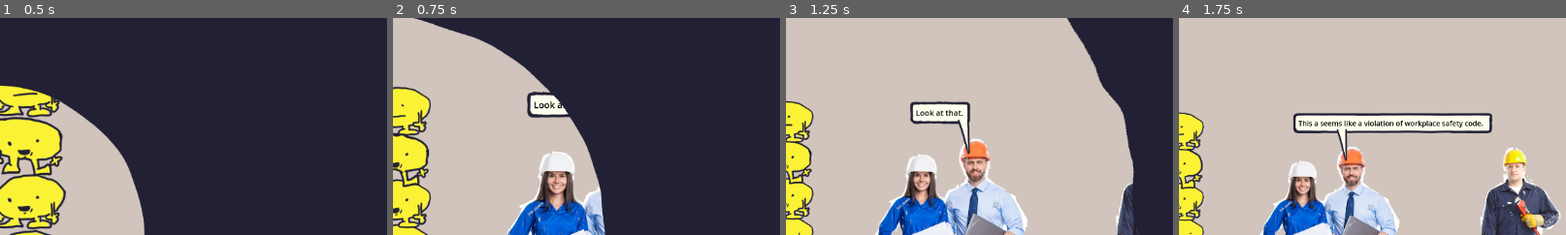
Above: before the commit, frames 1-4 (left to right).
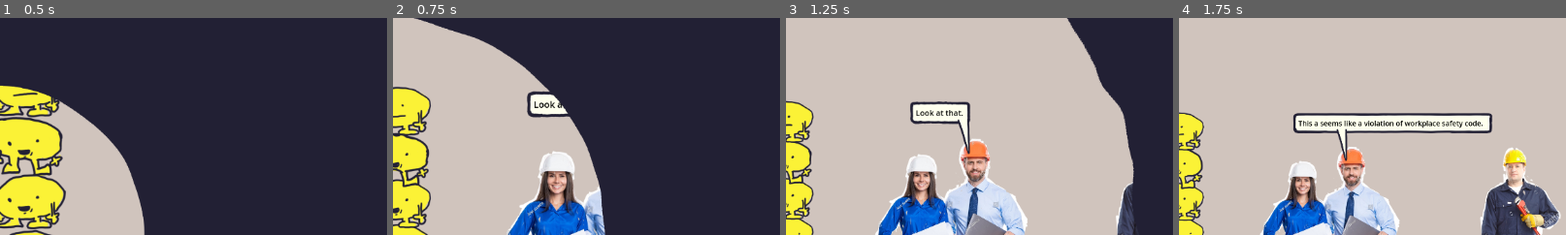
Above: after the commit, the same moments.

Repository: JCoMcL/gourt-game
Game: Godot game, scene res://level/level-container.tscn
Two runs of this game, one before a commit and one after it. Both use one fixed random seed, a clock stepped at 60 frames per second and the inputs below.
Inputs (mouse positions are % of the whole screen's width and height, from its top left):
- Up to frame 1 (0.5 s): no input
- Up to frame 2 (0.75 s): drag from (82, 63) to (60, 28) at 0.52 s
- Up to frame 3 (1.25 s): no input
- Up to frame 4 (1.75 s): drag from (97, 55) to (45, 70) at 1.27 s
The pictures show only the part of the screen within x 50-100%, y 0-50%; the shares and areas given below are measured in that part.

Frame 1 is identical in both runs. In frame 2, 0.3% of the frame differs, in the area x 34-46%, y 33-46%; in frame 3, less than 0.1%; in frame 4, less than 0.1%.

Commit message:
make some changes to speech bubble tscn at the insistance of godot

Diff:
--- a/ui/speech_bubble/speech_bubble.tscn
+++ b/ui/speech_bubble/speech_bubble.tscn
@@ -7,24 +7,22 @@
 
 [node name="speech bubble" type="Panel"]
 top_level = true
-offset_top = -94.8626
-offset_right = 116.28
-offset_bottom = -63.2426
+offset_right = 126.48
+offset_bottom = 28.56
 theme = ExtResource("1_pkjfo")
 script = ExtResource("1_gm1uq")
-debug_overlays = null
 
 [node name="Label" type="RichTextLabel" parent="."]
 layout_mode = 1
-offset_right = 116.28
-offset_bottom = 31.62
+offset_right = 126.48
+offset_bottom = 28.56
 theme_override_colors/default_color = Color(0, 0, 0, 1)
 text = "Hello, World!"
 scroll_active = false
 
 [node name="Tail" type="Line2D" parent="."]
-points = PackedVector2Array(90, 31.62, 90, 76)
-width = 44.105
+points = PackedVector2Array(90, 28.56, 90, 76)
+width = 45.0
 texture = ExtResource("3_pkjfo")
 texture_mode = 2
 script = ExtResource("4_ofsrv")
